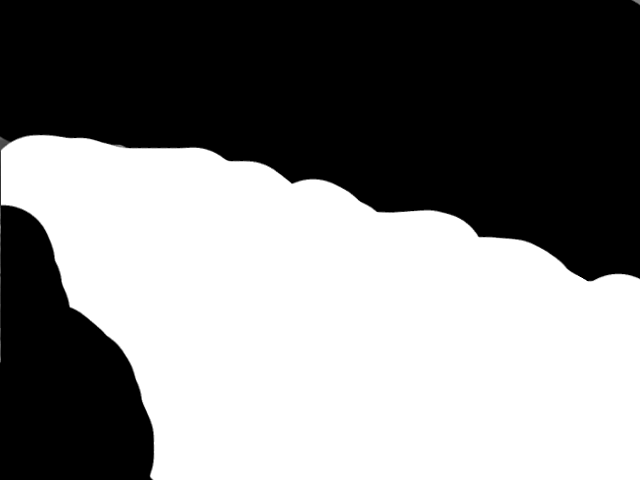
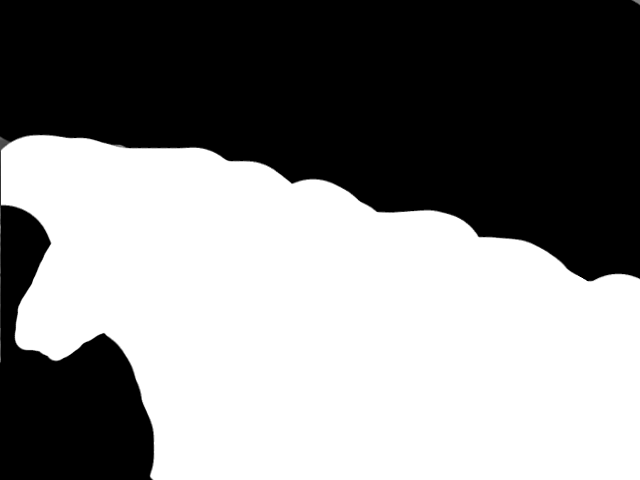
Layer changes from the first 640 x 480 image to the second:
painted on "mask.tiff" over 14, 242, 105, 362
